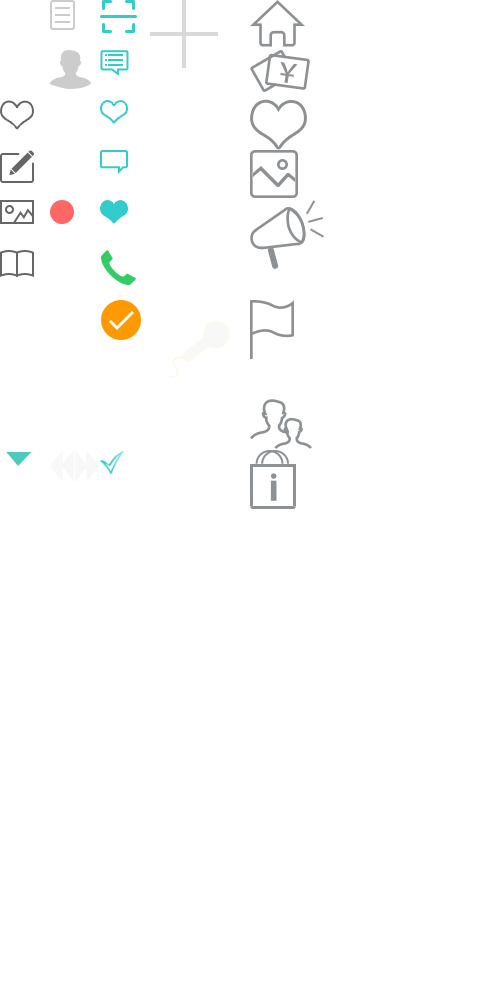
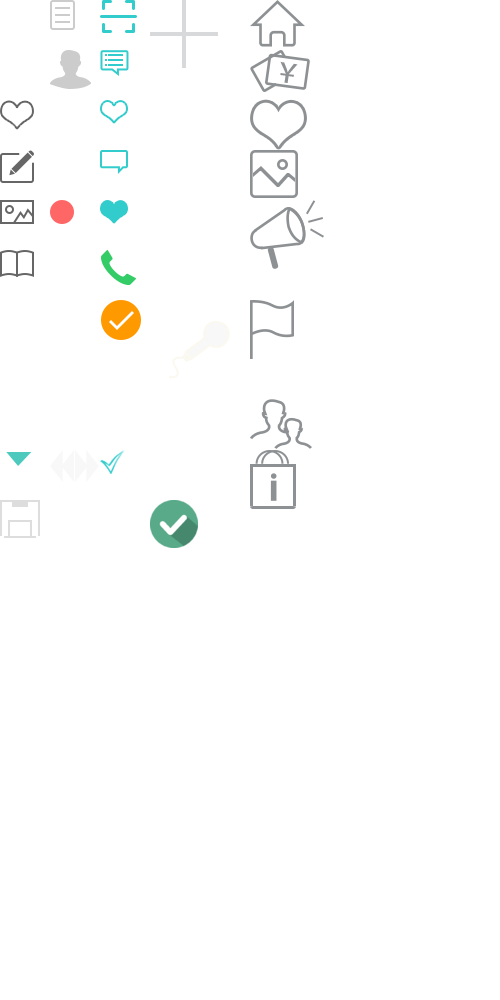
Layered file, before and after one edit (500x1000). Changes by layer:
added layer "图层 1" above "图层 2" over [150,500,198,548]
added layer "图层 2" above "旋转箭头" over [0,500,40,538]
